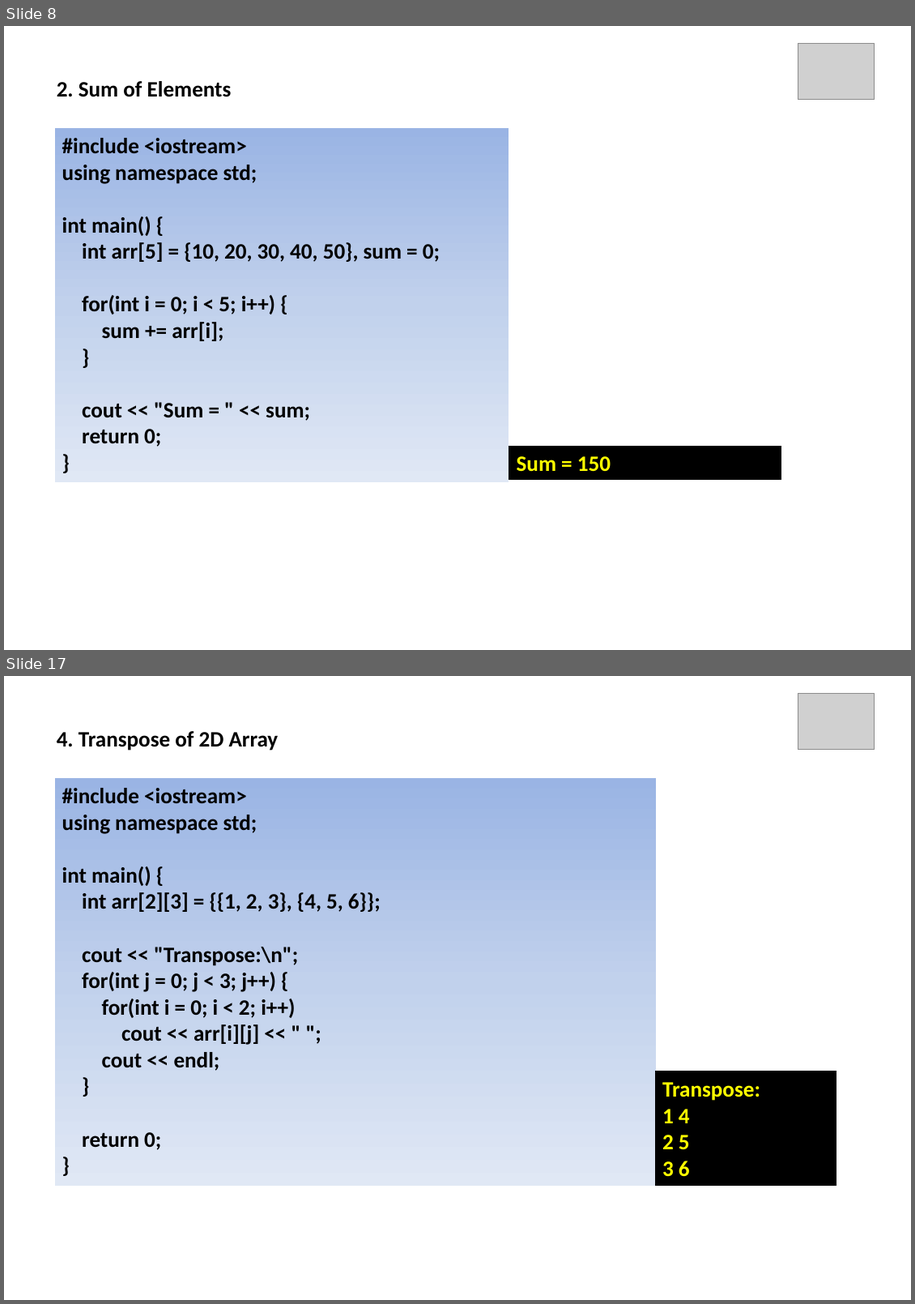
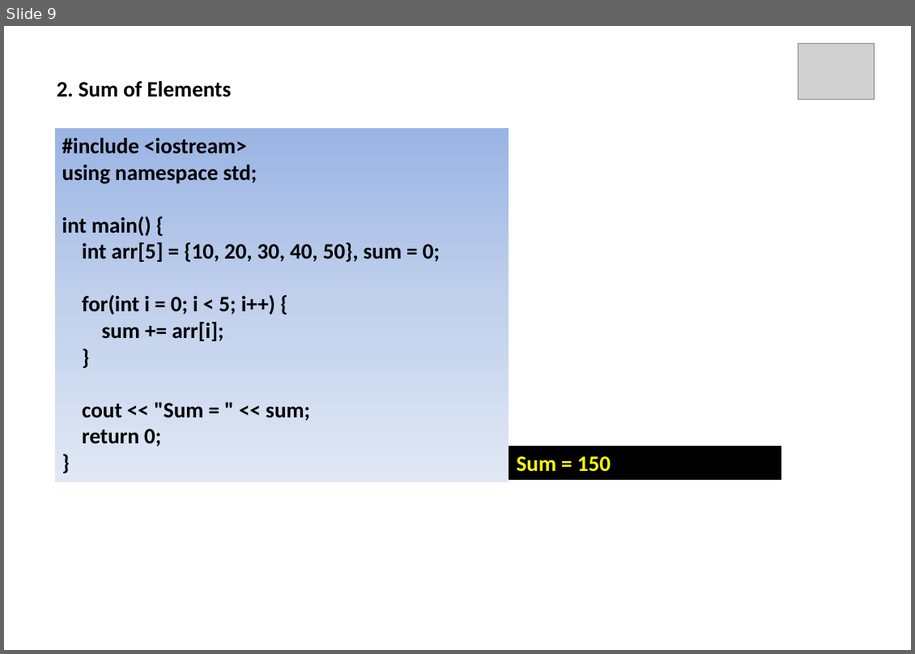
Before and after one commit to ParthasarathiSwain/C-plus-plus-Tutorial, a slide deck: Day 13/Array C++.pptx. Shown one above the other, each under a label of ours: slides 8 and 17 before the commit, slide 9 after it; the slides between them are not shown. The pictures are 915x1304 and 915x654 pixels, drawn with LibreOffice and Linux fonts; fonts in the diff are those of the drawing; grey boxes stand for pictures. Boxes give left, top, right and bottom in pixels: in the first picture for what was removed or moved away, otherwise in the second. Text is boxed around its words. In the diff, an @@ line names an element or a change of style, - is before the commit and + after.

```diff
--- a/Day 13/Array C++.pptx
+++ b/Day 13/Array C++.pptx
@@ slide 17 removed at [4, 676, 911, 1300], background #FFFFFF @@
@@ picture removed at [798, 693, 875, 751] @@
@@ text removed at [57, 731, 279, 751] @@
-4. Transpose of 2D Array
@@ rectangle removed at [55, 778, 656, 1185] @@
-#include <iostream>
-using namespace std;
-int main() {
-int arr[2][3] = {{1, 2, 3}, {4, 5, 6}};
-cout << "Transpose:\n";
-for(int j = 0; j < 3; j++) {
-for(int i = 0; i < 2; i++)
-cout << arr[i][j] << " ";
-cout << endl;
-}
-return 0;
-}
@@ rectangle removed at [655, 1071, 837, 1185] @@
-Transpose:
-1 4
-2 5
-3 6
@@ what was slide 8 is now slide 9 @@
```
Also in this commit, not shown: 1 slide added, 9 other slides removed, 12 other files.
